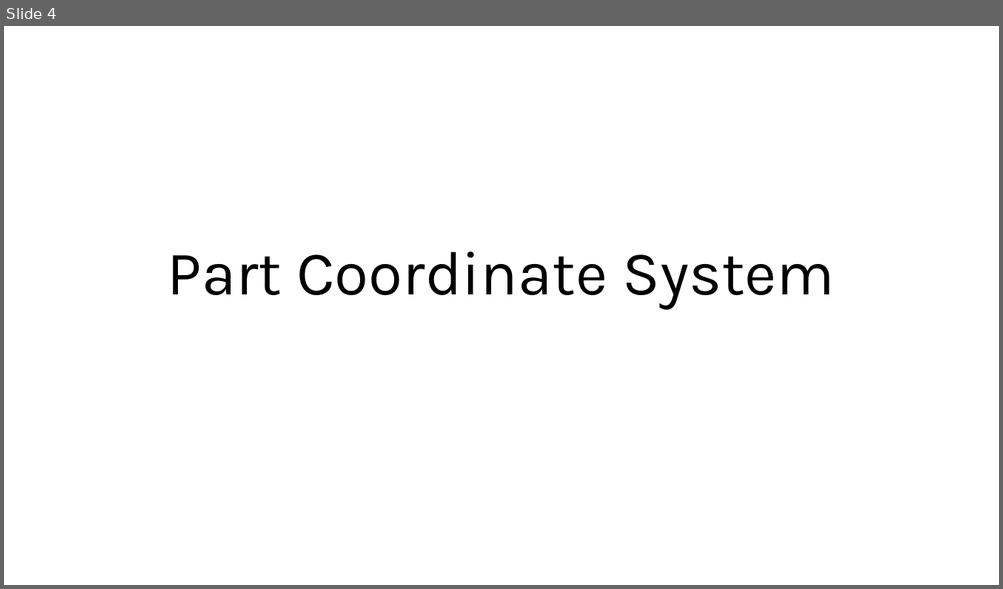
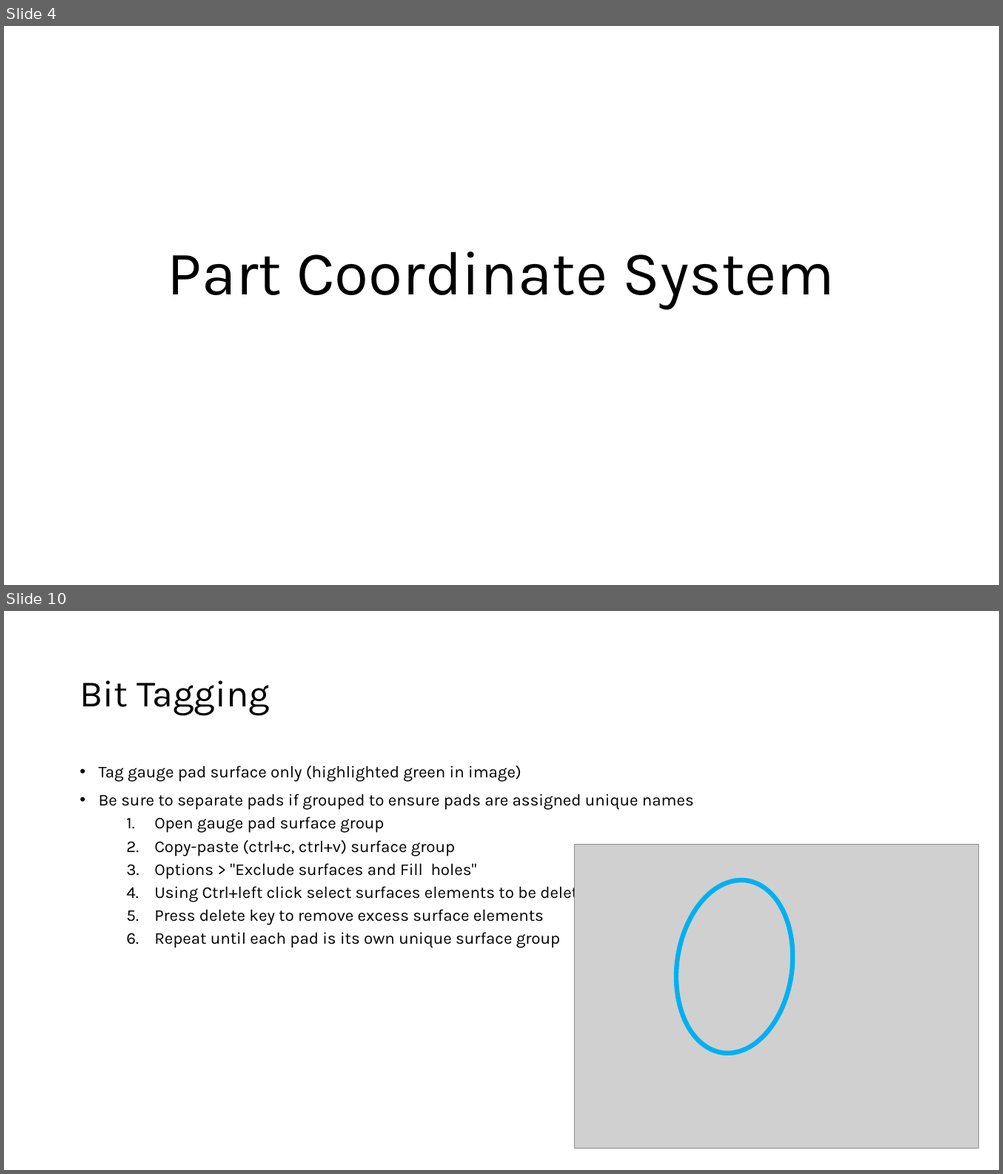
Before and after one commit to justinjones013/CNPC-Resources, a slide deck: Creo CSYS Methodology.pptx. Shown one above the other, each under a label of ours: slide 4 before the commit, slides 4 and 10 after it; the slides between them are not shown. The pictures are 1003x589 and 1003x1174 pixels, drawn with LibreOffice and Linux fonts; fonts in the diff are those of the drawing; grey boxes stand for pictures. Boxes give left, top, right and bottom in pixels: in the first picture for what was removed or moved away, otherwise in the second. Text is boxed around its words. In the diff, an @@ line names an element or a change of style, - is before the commit and + after.

```diff
--- a/Creo CSYS Methodology.pptx
+++ b/Creo CSYS Methodology.pptx
@@ slide 10 added at [4, 611, 999, 1170], background #FFFFFF @@
@@ title added at [79, 681, 270, 716], 36 pt, text #000000 @@
+Bit Tagging
@@ text added at [99, 766, 694, 948], 16 pt, text #000000 @@
+• Tag gauge pad surface only (highlighted green in image)
+• Be sure to separate pads if grouped to ensure pads are assigned unique names
+  1. Open gauge pad surface group
+  2. Copy-paste (ctrl+c, ctrl+v) surface group
+  3. Options > "Exclude surfaces and Fill holes"
+  4. Using Ctrl+left click select surfaces elements to be deleted
+  5. Press delete key to remove excess surface elements
+  6. Repeat until each pad is its own unique surface group
@@ picture added at [574, 845, 979, 1149] @@
@@ ellipse added at [666, 872, 803, 1061], outline #00B0F0 4.5 pt @@
```
Also in this commit, not shown: 2 slides changed, 4 other slides added, 1 slide removed.
